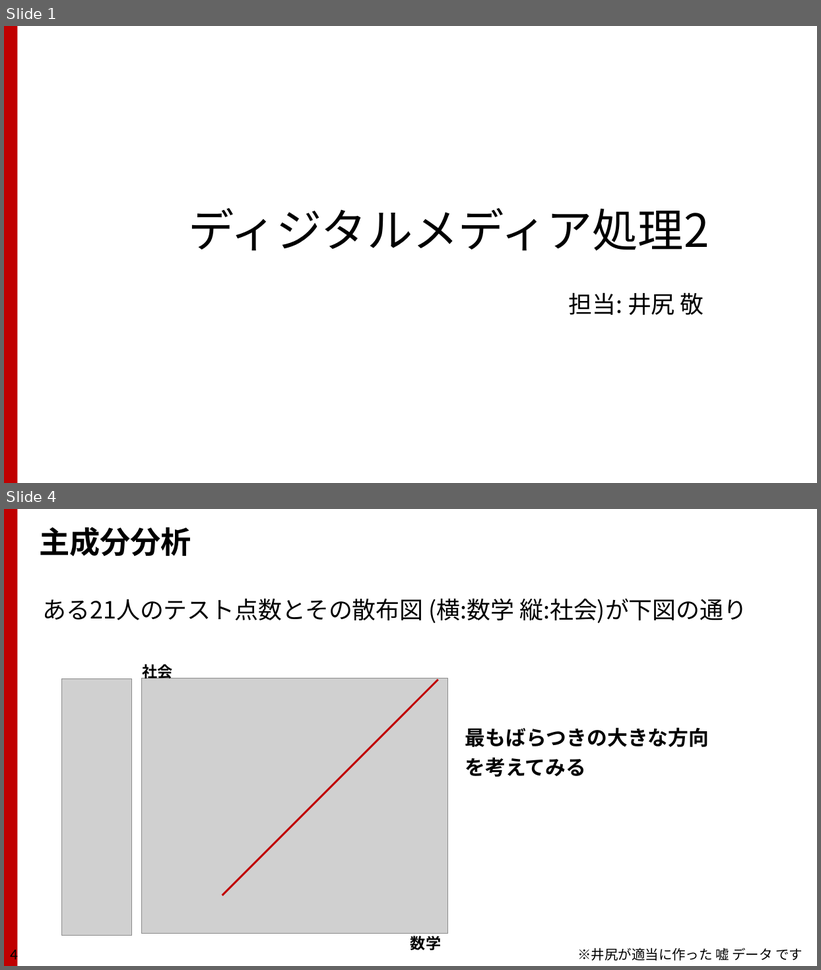
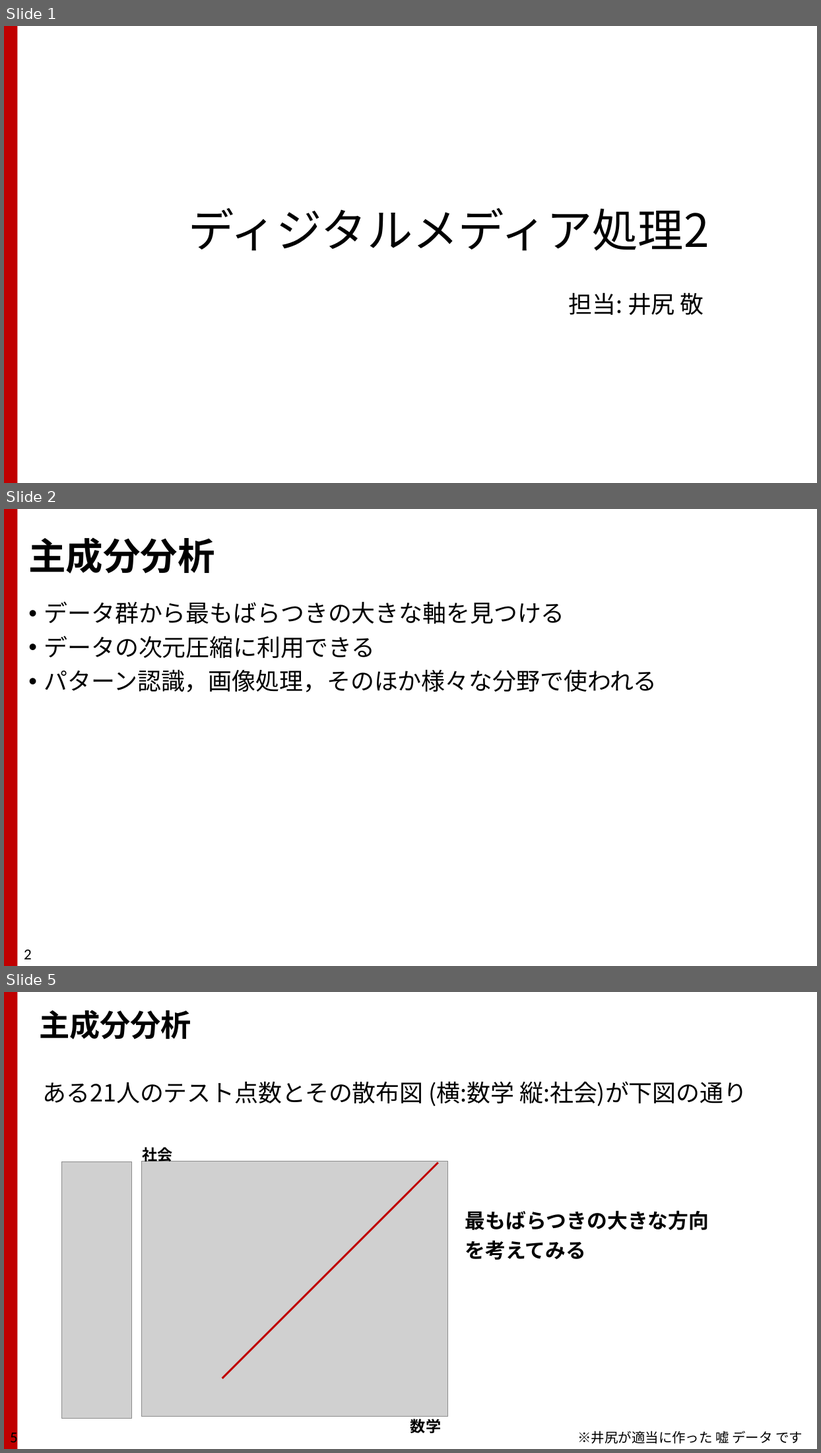
Before and after one commit to TakashiIjiri/TakashiIjiri.github.io, a slide deck: classes/dm2020_2/dm6.pptx. Shown one above the other, each under a label of ours: slides 1 and 4 before the commit, slides 1, 2 and 5 after it; the slides between them are not shown. The pictures are 821x970 and 821x1453 pixels, drawn with LibreOffice and Linux fonts; fonts in the diff are those of the drawing; grey boxes stand for pictures. Boxes give left, top, right and bottom in pixels: in the first picture for what was removed or moved away, otherwise in the second. Text is boxed around its words. In the diff, an @@ line names an element or a change of style, - is before the commit and + after.

```diff
--- a/classes/dm2020_2/dm6.pptx
+++ b/classes/dm2020_2/dm6.pptx
@@ slide 2 added at <box>4,509,817,966</box>, background #FFFFFF; not listed: 1 template element that a slide beside it also shows @@
@@ title added at <box>28,537,215,574</box>, 44 pt, text #000000, bold @@
+主成分分析
@@ text added at <box>44,601,657,692</box>, 28 pt, text #000000 @@
+• データ群から最もばらつきの大きな軸を見つける
+• データの次元圧縮に利用できる
+• パターン認識，画像処理，そのほか様々な分野で使われる
@@ page number added at <box>24,950,32,960</box>, 18 pt, text #000000 @@
+2
@@ what was slide 4 is now slide 5 @@
@@ page number at <box>10,1430,18,1447</box>: text changed @@
-4
+5
```
Also in this commit, not shown: 11 slides changed, 1 other slide added, 1 slide removed, 3 other files.
